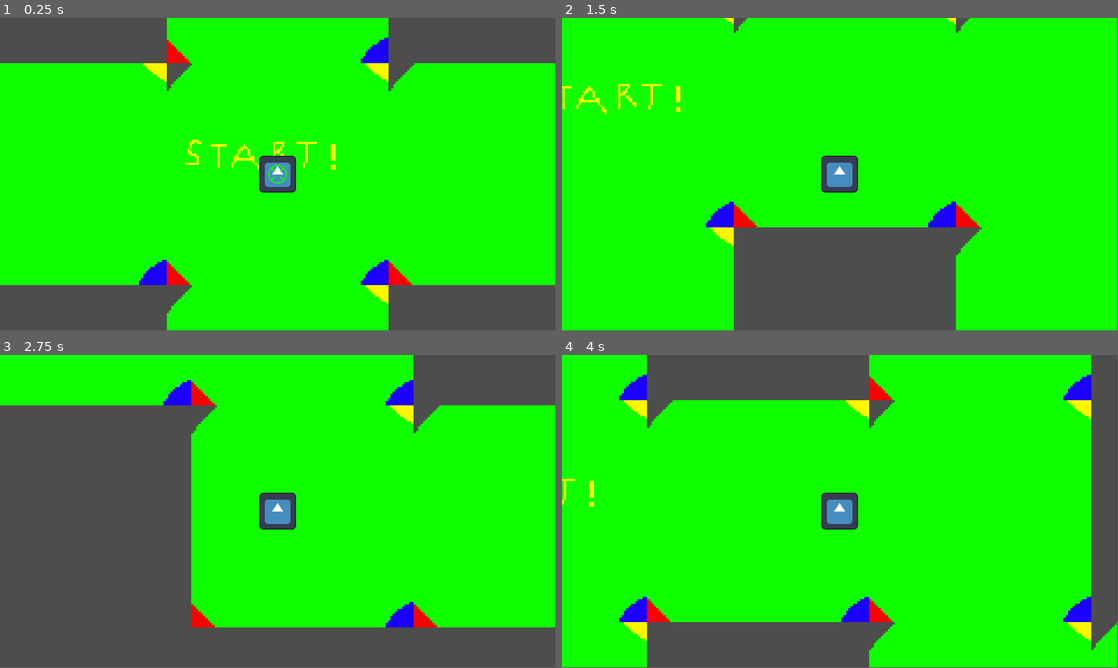
Above: before the commit, frames 1-4 (two rows, left to right).
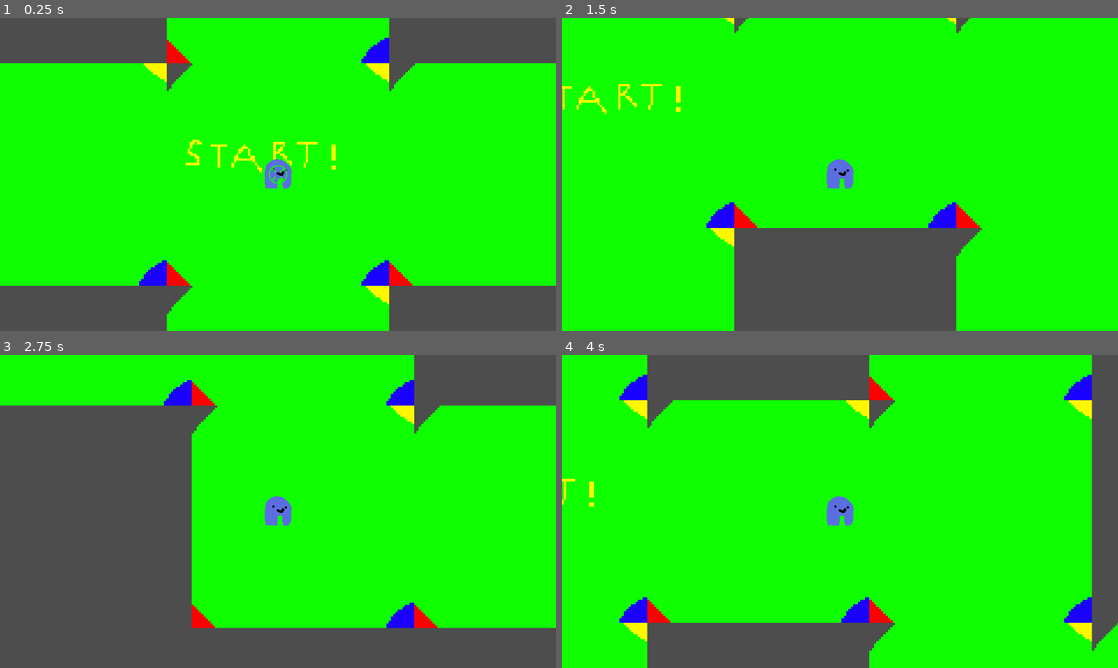
Above: after the commit, the same moments.

Repository: yourboykyle/final-game-project
Game: Godot game, scene res://Main.tscn
Same seed, same stepped clock (60 frames per second), same inputs: the game is played once before the commit and once after it. The engine's default icon, where the game draws it, is replaced by a stand-in: a white triangle on a blue panel in a dark square.
Inputs (mouse positions are in pixels of both pictures, inside the frame that each line leads up to):
- Up to frame 1 (0.25 s): no input
- Up to frame 2 (1.5 s): tap Enter at 0.5 s; move the mouse to (962, 158) at 0.52 s; hold D (move_right) 0.53-1.28 s; move the mouse to (728, 190) at 1.27 s; hold S (move_down) from 1.28 s (still down)
- Up to frame 3 (2.75 s): move the mouse to (333, 442) at 2.02 s; release S (move_down) at 2.03 s; hold D (move_right) from 2.03 s (still down)
- Up to frame 4 (4 s): move the mouse to (812, 574) at 2.77 s; release D (move_right) at 2.78 s; hold W (move_up) 2.78-3.53 s; move the mouse to (1006, 558) at 3.52 s; hold A (move_left) from 3.53 s (still down)
In our replay, the window is 799x449 before the commit and 800x450 after it. These sizes can differ from the game's own. Grey fills any space a smaller window leaves; there, only what the larger window draws over its background counts as a difference.

The runs differ from the first frame. In frame 1, 1.4% of the frame differs, in the area x 0-100%, y 0-100%; in frame 2, 1.3%; in frame 3, 1.6%; in frame 4, 1.6%.

Commit message:
Added sprites changed to viewport

Diff:
--- a/entities/Enemies/Puncher.tscn
+++ b/entities/Enemies/Puncher.tscn
@@ -1,17 +1,19 @@
 [gd_scene format=3 uid="uid://dnovehtupieqg"]
 
-[ext_resource type="Texture2D" uid="uid://bp7k1t0kyra3n" path="res://icon.svg" id="1_epant"]
 [ext_resource type="Script" uid="uid://dcuok4m81ohud" path="res://entities/scripts/puncher.gd" id="1_v47mh"]
+[ext_resource type="Texture2D" uid="uid://dhsid5g3uibe4" path="res://assets/sprites/enemy.png" id="2_v47mh"]
 
-[sub_resource type="RectangleShape2D" id="RectangleShape2D_v47mh"]
-size = Vector2(17.344173, 17.344173)
+[sub_resource type="CapsuleShape2D" id="CapsuleShape2D_v47mh"]
+radius = 5.284553
+height = 13.821138
 
 [node name="Puncher" type="CharacterBody2D" unique_id=1734590714]
 script = ExtResource("1_v47mh")
 
 [node name="Sprite2D" type="Sprite2D" parent="." unique_id=167396302]
-texture = ExtResource("1_epant")
+texture = ExtResource("2_v47mh")
 
 [node name="CollisionShape2D" type="CollisionShape2D" parent="." unique_id=1436239347]
+position = Vector2(-1, 2)
 scale = Vector2(7.38, 7.38)
-shape = SubResource("RectangleShape2D_v47mh")
+shape = SubResource("CapsuleShape2D_v47mh")
--- a/entities/Enemies/Shooter.tscn
+++ b/entities/Enemies/Shooter.tscn
@@ -1,17 +1,19 @@
 [gd_scene format=3 uid="uid://b4fncpyyosahg"]
 
 [ext_resource type="Script" uid="uid://lo7fu41bc45" path="res://entities/scripts/shooter.gd" id="1_fq6lv"]
-[ext_resource type="Texture2D" uid="uid://bp7k1t0kyra3n" path="res://icon.svg" id="1_juo6c"]
+[ext_resource type="Texture2D" uid="uid://dhsid5g3uibe4" path="res://assets/sprites/enemy.png" id="2_fq6lv"]
 
-[sub_resource type="RectangleShape2D" id="RectangleShape2D_fq6lv"]
-size = Vector2(17.344173, 17.344173)
+[sub_resource type="CapsuleShape2D" id="CapsuleShape2D_dcobw"]
+radius = 5.284553
+height = 13.821138
 
 [node name="Shooter" type="CharacterBody2D" unique_id=400690503]
 script = ExtResource("1_fq6lv")
 
-[node name="Sprite2D" type="Sprite2D" parent="." unique_id=234517361]
-texture = ExtResource("1_juo6c")
+[node name="Sprite2D2" type="Sprite2D" parent="." unique_id=492929516]
+texture = ExtResource("2_fq6lv")
 
-[node name="CollisionShape2D" type="CollisionShape2D" parent="." unique_id=2112944020]
+[node name="CollisionShape2D2" type="CollisionShape2D" parent="." unique_id=1515986507]
+position = Vector2(-1, 2)
 scale = Vector2(7.38, 7.38)
-shape = SubResource("RectangleShape2D_fq6lv")
+shape = SubResource("CapsuleShape2D_dcobw")
--- a/entities/Player.tscn
+++ b/entities/Player.tscn
@@ -1,20 +1,22 @@
 [gd_scene format=3 uid="uid://cogac7gp67q5t"]
 
-[ext_resource type="Texture2D" uid="uid://bp7k1t0kyra3n" path="res://icon.svg" id="1_eh0f6"]
 [ext_resource type="Script" uid="uid://brq5f6soaef84" path="res://entities/scripts/Player.gd" id="1_ojs4q"]
+[ext_resource type="Texture2D" uid="uid://bnd2qj5j3hxgc" path="res://assets/sprites/player.png" id="2_ojs4q"]
 
-[sub_resource type="RectangleShape2D" id="RectangleShape2D_eh0f6"]
-size = Vector2(17.344173, 17.344173)
+[sub_resource type="CapsuleShape2D" id="CapsuleShape2D_ojs4q"]
+radius = 5.487805
+height = 13.414635
 
 [node name="Player" type="CharacterBody2D" unique_id=1945325549]
 z_index = 2
 script = ExtResource("1_ojs4q")
 
 [node name="Sprite2D" type="Sprite2D" parent="." unique_id=383463702]
-texture = ExtResource("1_eh0f6")
+texture = ExtResource("2_ojs4q")
 
 [node name="CollisionShape2D" type="CollisionShape2D" parent="." unique_id=2000986265]
+position = Vector2(1.500001, 0.5)
 scale = Vector2(7.38, 7.38)
-shape = SubResource("RectangleShape2D_eh0f6")
+shape = SubResource("CapsuleShape2D_ojs4q")
 
 [node name="Camera2D" type="Camera2D" parent="." unique_id=1668519223]
--- a/project.godot
+++ b/project.godot
@@ -19,6 +19,7 @@
 
 window/size/viewport_width=1920
 window/size/viewport_height=1080
+window/stretch/mode="viewport"
 
 [input]
 
Binary file added: assets/sprites/enemy.png
Not shown, added: assets/sprites/enemy.png.import
Binary file added: assets/sprites/player.png
Not shown, added: assets/sprites/player.png.import
